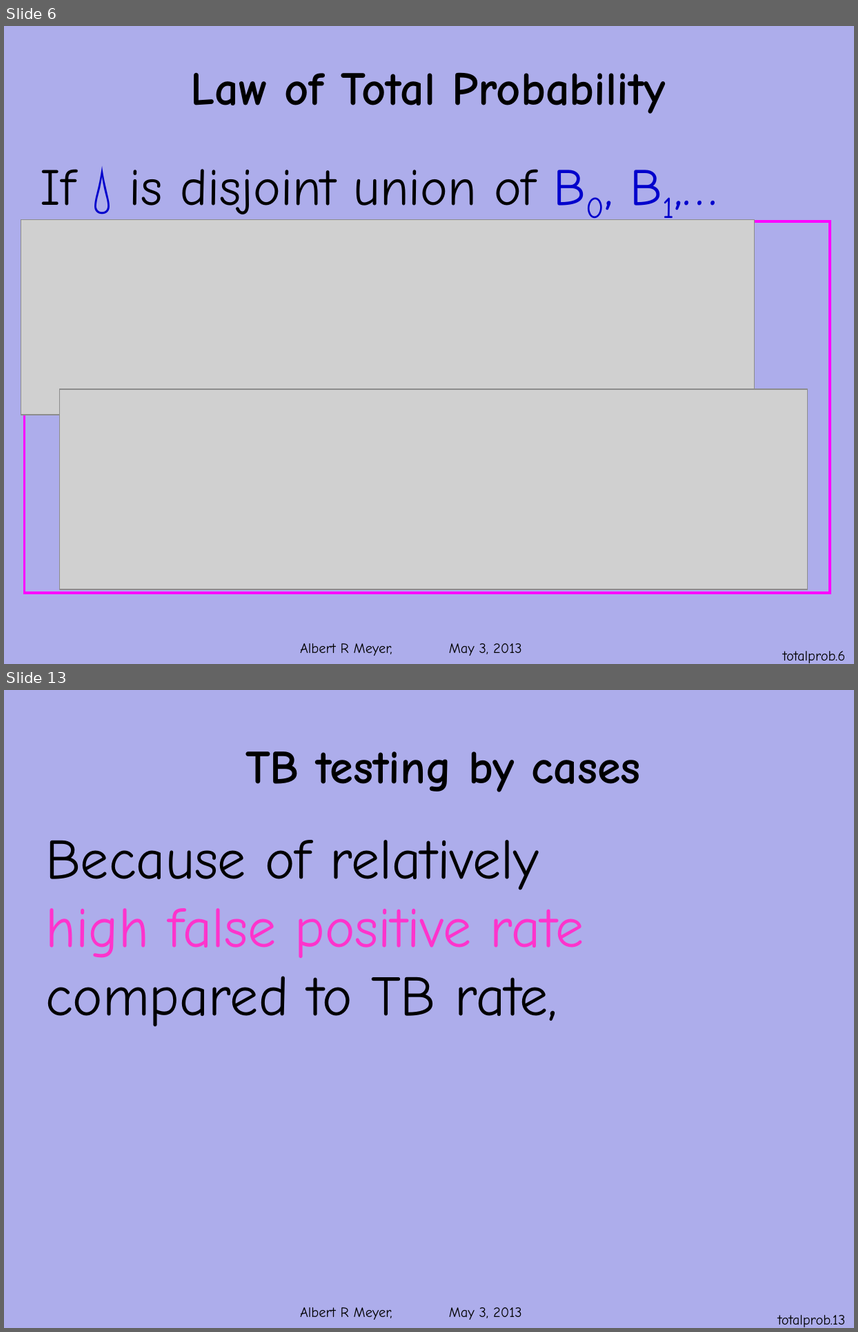
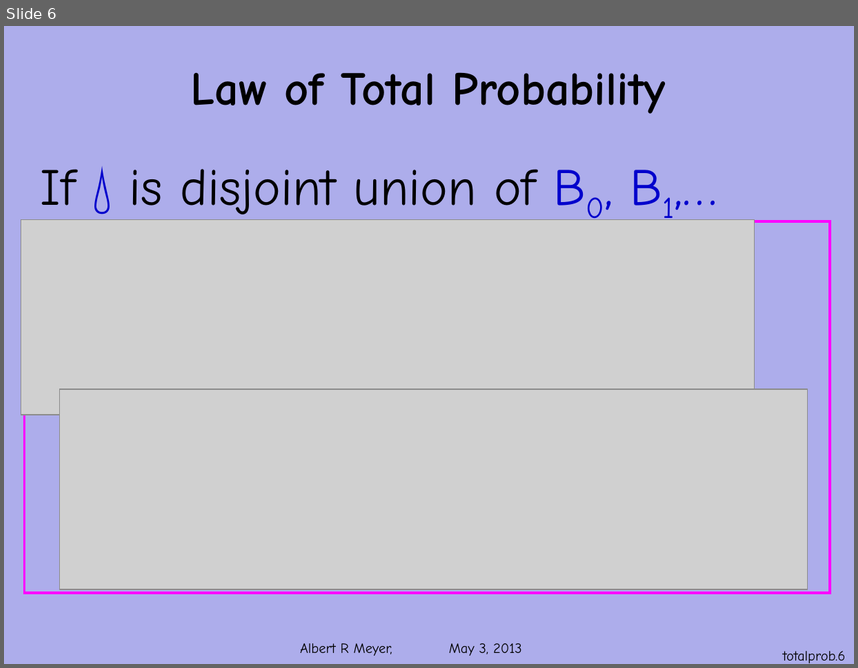
Before and after one commit to armeyer/mcs_web, a slide deck: spring13/slides13/total-probability.pptx. Shown one above the other, each under a label of ours: slides 6 and 13 before the commit, slide 6 after it; the slides between them are not shown. The pictures are 858x1332 and 858x668 pixels, drawn with LibreOffice and Linux fonts; fonts in the diff are those of the drawing; grey boxes stand for pictures; background and template pictures are left out. Boxes give left, top, right and bottom in pixels: in the first picture for what was removed or moved away, otherwise in the second. Text is boxed around its words. In the diff, an @@ line names an element or a change of style, - is before the commit and + after.

Commit message:
add bayes.pptx, corresponding edit to total-probability.pptx

```diff
--- a/spring13/slides13/total-probability.pptx
+++ b/spring13/slides13/total-probability.pptx
@@ slide 13 removed at (4, 690, 854, 1328), background #ADADEB; not listed: 1 template element that a slide beside it also shows @@
@@ text removed at (245, 751, 641, 792) @@
-TB testing by cases
@@ text removed at (45, 840, 584, 1026) @@
-Because of relatively
-high false positive rate
-compared to TB rate,
@@ page number removed at (778, 1314, 846, 1327) @@
-totalprob.13
```
Also in this commit, not shown: 10 other slides removed, 1 other file.
